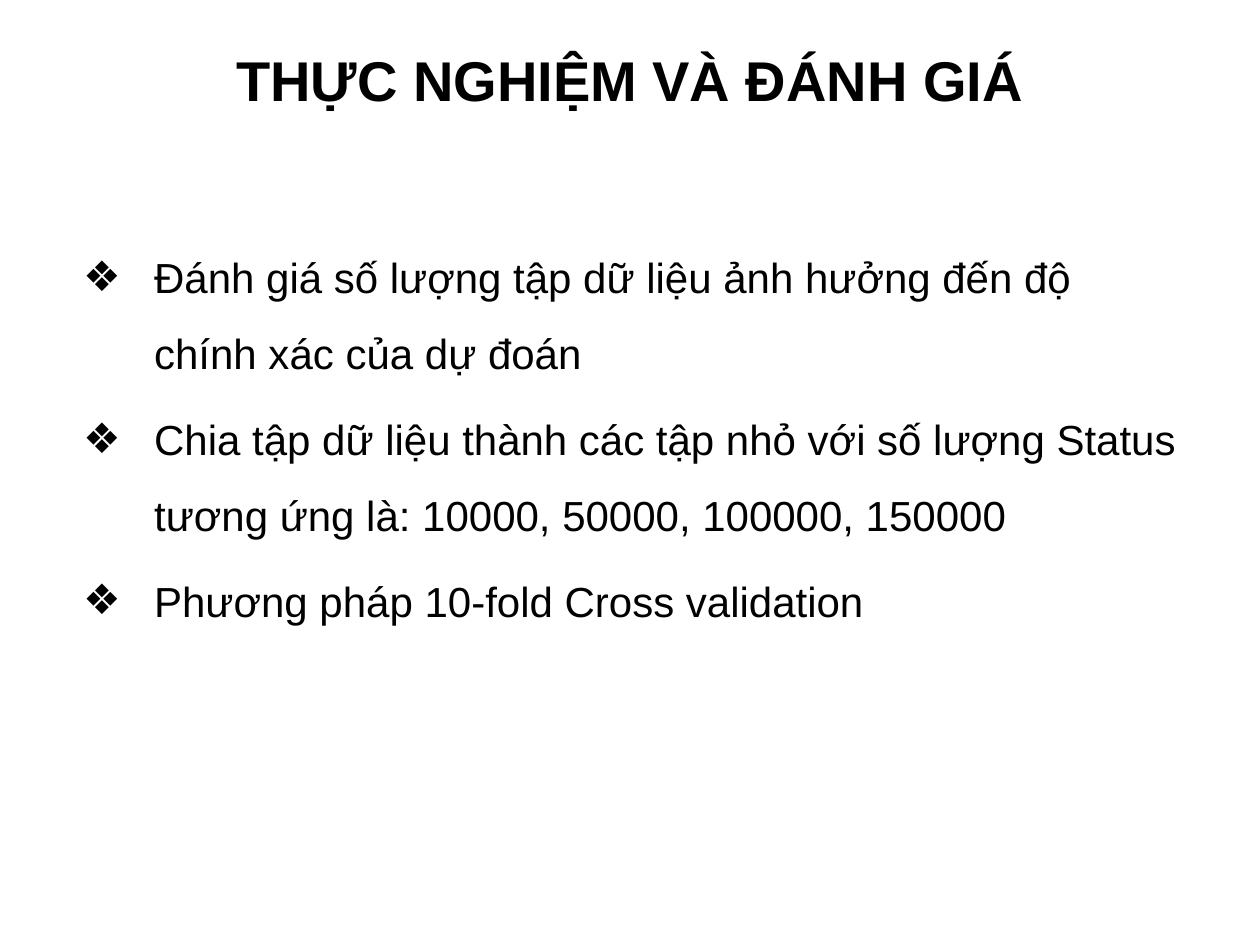
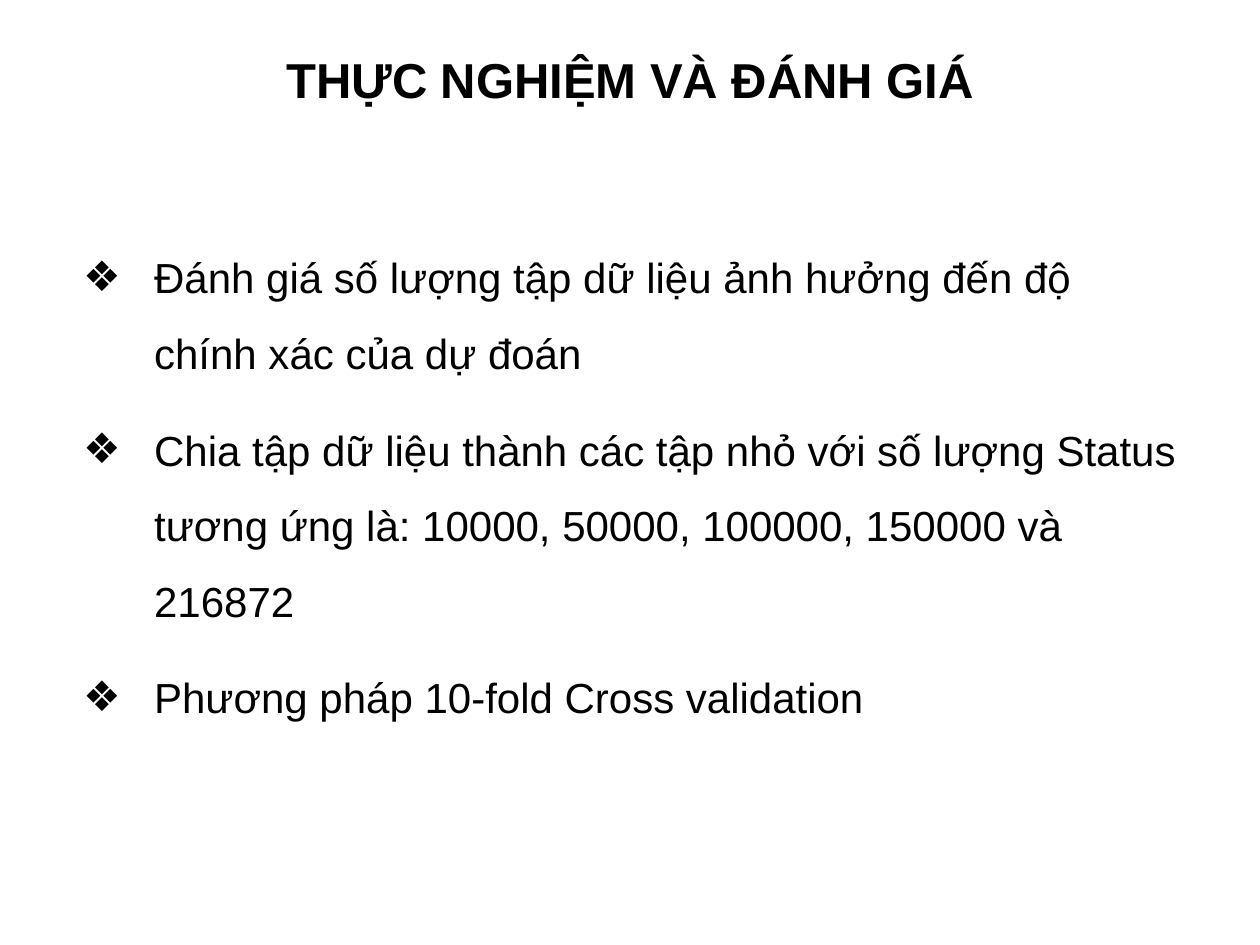
Before and after one commit to truonghaibg/thesis, a slide deck: slide 19 of tchai/Slide_LuanVan_TruongCongHai.ppt (slide 15 before the commit). Drawn at 1260x945 pixels with LibreOffice and Linux fonts; fonts in the diff are those of the drawing; background and template pictures are left out. Boxes give left, top, right and bottom in pixels: in the first picture for what was removed or moved away, otherwise in the second. Text is boxed around its words. In the diff, an @@ line names an element or a change of style, - is before the commit and + after.

```diff
--- a/tchai/Slide_LuanVan_TruongCongHai.ppt
+++ b/tchai/Slide_LuanVan_TruongCongHai.ppt
@@ title "THỰC NGHIỆM VÀ ĐÁNH GIÁ" at [286,60,974,107]: size 32 to 28 pt @@
@@ text at [154,260,1071,722]: more space between paragraphs @@
@@ text at [154,433,1176,618]: text changed @@
-❖ Chia tập dữ liệu thành các tập nhỏ với số lượng Status tương ứng là: 10000, 50000, 100000, 150000
+❖ Chia tập dữ liệu thành các tập nhỏ với số lượng Status tương ứng là: 10000, 50000, 100000, 150000 và 216872
```
Also in this commit, not shown: 14 other slides changed, 7 slides added, 5 slides removed.
